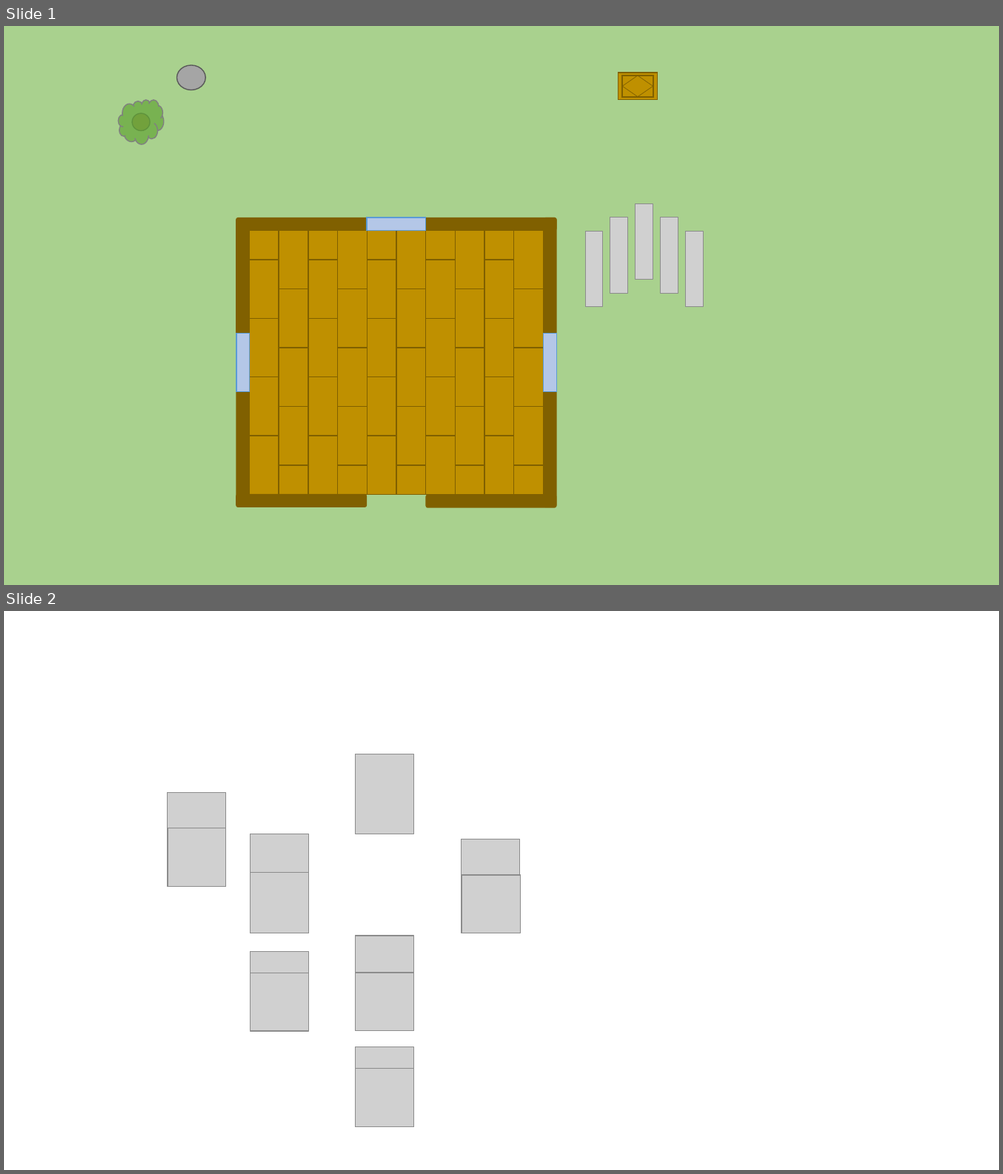
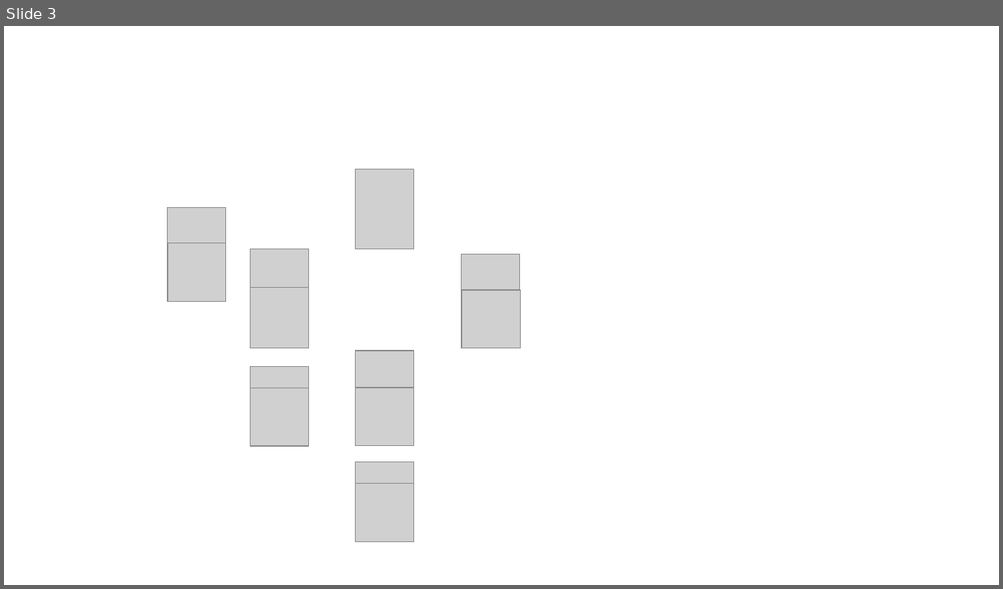
Before and after one commit to Kenchu123/SurvivEE, a slide deck: media/survivEE.pptx. Shown one above the other, each under a label of ours: slides 1 and 2 before the commit, slide 3 after it. The pictures are 1003x1174 and 1003x589 pixels, drawn with LibreOffice and Linux fonts; fonts in the diff are those of the drawing; grey boxes stand for pictures. Boxes give left, top, right and bottom in pixels: in the first picture for what was removed or moved away, otherwise in the second. Text is boxed around its words. In the diff, an @@ line names an element or a change of style, - is before the commit and + after.

```diff
--- a/media/survivEE.pptx
+++ b/media/survivEE.pptx
@@ slide 1 removed at (x1=4, y1=26, x2=999, y2=585), background #A9D18E @@
@@ ellipse removed at (x1=177, y1=65, x2=205, y2=90) @@
@@ group removed at (x1=618, y1=73, x2=657, y2=100): 4 lines, 2 rectangles @@
@@ cloud removed at (x1=118, y1=100, x2=164, y2=144) @@
@@ ellipse removed at (x1=132, y1=113, x2=151, y2=130) @@
@@ group removed at (x1=236, y1=218, x2=557, y2=508): 53 rectangles, 5 rounded rectangles @@
@@ group removed at (x1=585, y1=204, x2=703, y2=306): 5 pictures @@
@@ what was slide 2 is now slide 3 @@
```
Also in this commit, not shown: 3 slides added, 7 other files.
